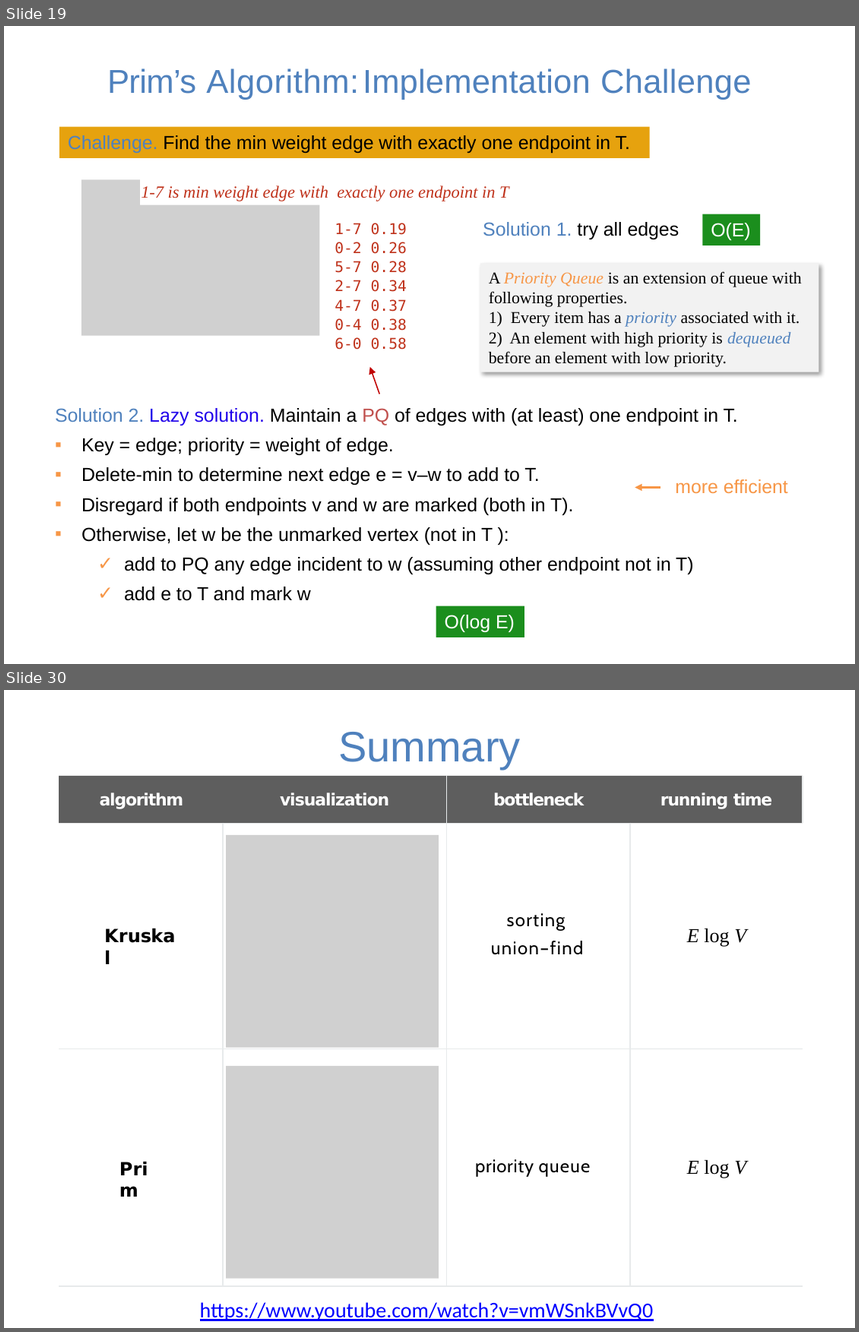
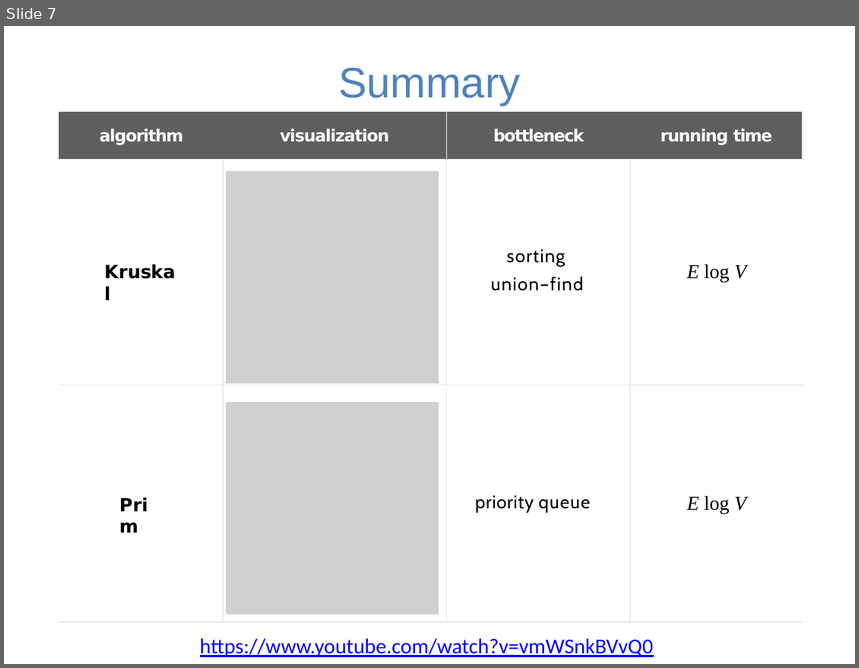
Before and after one commit to guhofstra/CSC111Fa25, a slide deck: PPTs/Lecture 12-minimum spanning trees.pptx. Shown one above the other, each under a label of ours: slides 19 and 30 before the commit, slide 7 after it; the slides between them are not shown. The pictures are 859x1332 and 859x668 pixels, drawn with LibreOffice and Linux fonts; fonts in the diff are those of the drawing; grey boxes stand for pictures. Boxes give left, top, right and bottom in pixels: in the first picture for what was removed or moved away, otherwise in the second. Text is boxed around its words. In the diff, an @@ line names an element or a change of style, - is before the commit and + after.

```diff
--- a/PPTs/Lecture 12-minimum spanning trees.pptx
+++ b/PPTs/Lecture 12-minimum spanning trees.pptx
@@ slide 19 removed at (4,26,855,664), background #FFFFFF @@
@@ title removed at (107,69,751,100) @@
-Prim’s Algorithm: Implementation Challenge
@@ rectangle removed at (59,126,649,158) @@
-Challenge. Find the min weight edge with exactly one endpoint in T.
@@ picture removed at (82,180,320,336) @@
@@ text removed at (141,186,509,202) @@
-1-7 is min weight edge with exactly one endpoint in T
@@ text removed at (335,223,361,350) @@
-1-7
-0-2
-5-7
-2-7
-4-7
-0-4
-6-0
@@ text removed at (371,223,407,350) @@
-0.19
-0.26
-0.28
-0.34
-0.37
-0.38
-0.58
@@ text removed at (483,222,680,240) @@
-Solution 1. try all edges
@@ rectangle removed at (703,214,761,246) @@
-O(E)
@@ rectangle removed at (481,263,819,373) @@
-A Priority Queue is an extension of queue with following properties.
-1) Every item has a priority associated with it.
-2) An element with high priority is dequeued before an element with low priority.
@@ arrow removed from (379, 395) to (370, 367) @@
@@ text removed at (55,408,738,601) @@
-Solution 2. Lazy solution. Maintain a PQ of edges with (at least) one endpoint in T.
-▪ Key = edge; priority = weight of edge.
-▪ Delete-min to determine next edge e = v–w to add to T.
-▪ Disregard if both endpoints v and w are marked (both in T).
-▪ Otherwise, let w be the unmarked vertex (not in T ):
-  ✓ add to PQ any edge incident to w (assuming other endpoint not in T)
-  ✓ add e to T and mark w
@@ text removed at (675,480,788,494) @@
-more efficient
@@ arrow removed from (661, 487) to (635, 487) @@
@@ rectangle removed at (436,607,525,638) @@
-O(log E)
@@ what was slide 30 is now slide 7 @@
```
Also in this commit, not shown: 4 slides changed, 23 other slides removed, 7 other files.
